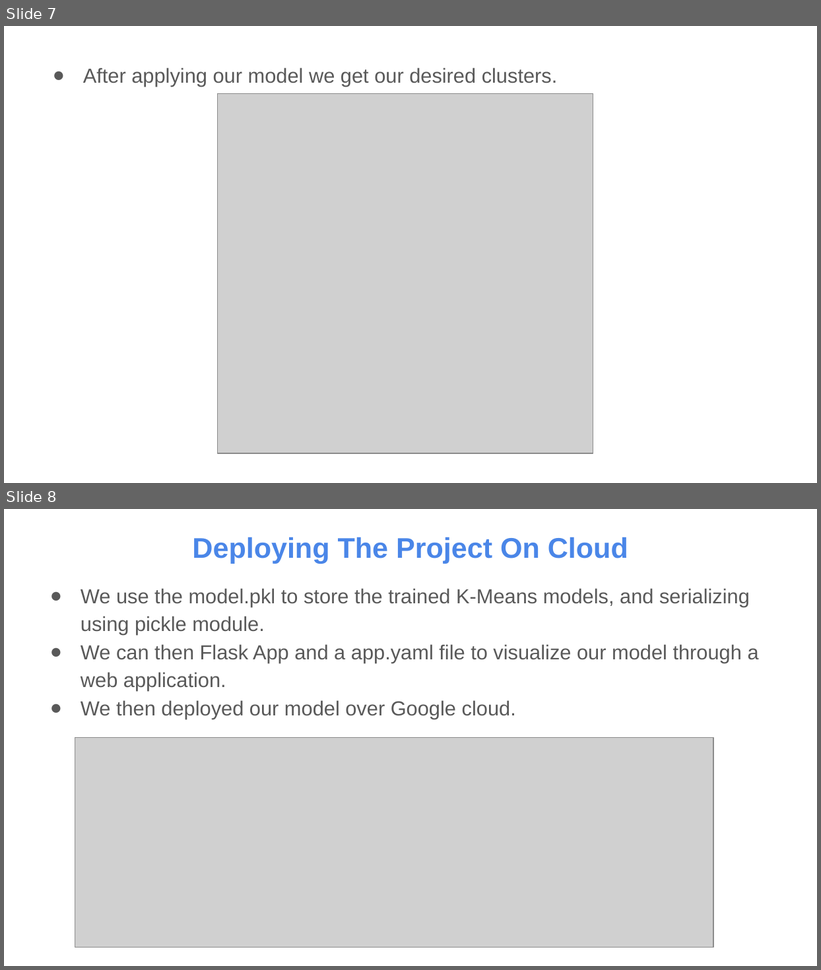
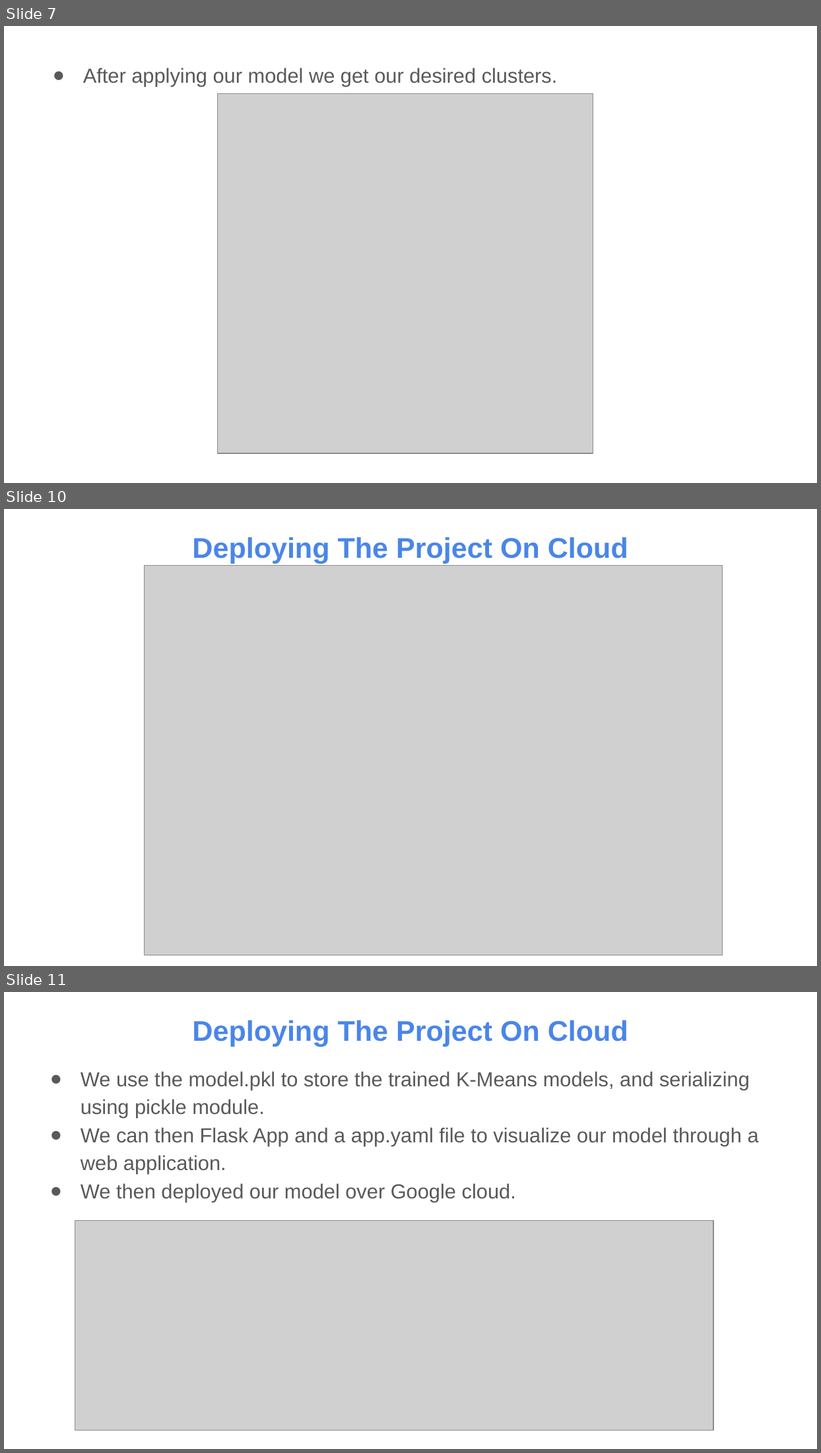
Before and after one commit to PKD-DB/vcc_assignment_project, a slide deck: vcc-assignment-g23ai2014.pptx. Shown one above the other, each under a label of ours: slides 7 and 8 before the commit, slides 7, 10 and 11 after it; the slides between them are not shown. The pictures are 821x970 and 821x1453 pixels, drawn with LibreOffice and Linux fonts; fonts in the diff are those of the drawing; grey boxes stand for pictures. Boxes give left, top, right and bottom in pixels: in the first picture for what was removed or moved away, otherwise in the second. Text is boxed around its words. In the diff, an @@ line names an element or a change of style, - is before the commit and + after.

```diff
--- a/vcc-assignment-g23ai2014.pptx
+++ b/vcc-assignment-g23ai2014.pptx
@@ slide 10 added at <box>4,509,817,966</box>, background #FFFFFF @@
@@ title added at <box>192,537,628,563</box>, 25.2 pt, text #4A86E8, bold @@
+Deploying The Project On Cloud
@@ picture added at <box>144,566,722,955</box> @@
@@ what was slide 8 is now slide 11 @@
```
Also in this commit, not shown: 2 other slides added.
